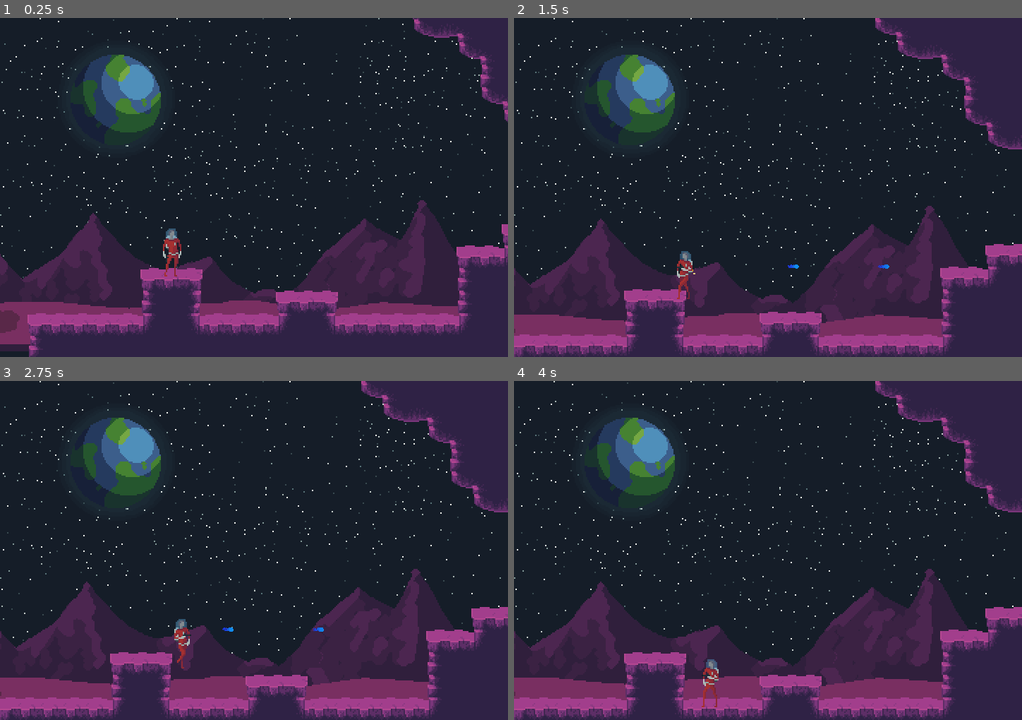
Above: before the commit, frames 1-4 (two rows, left to right).
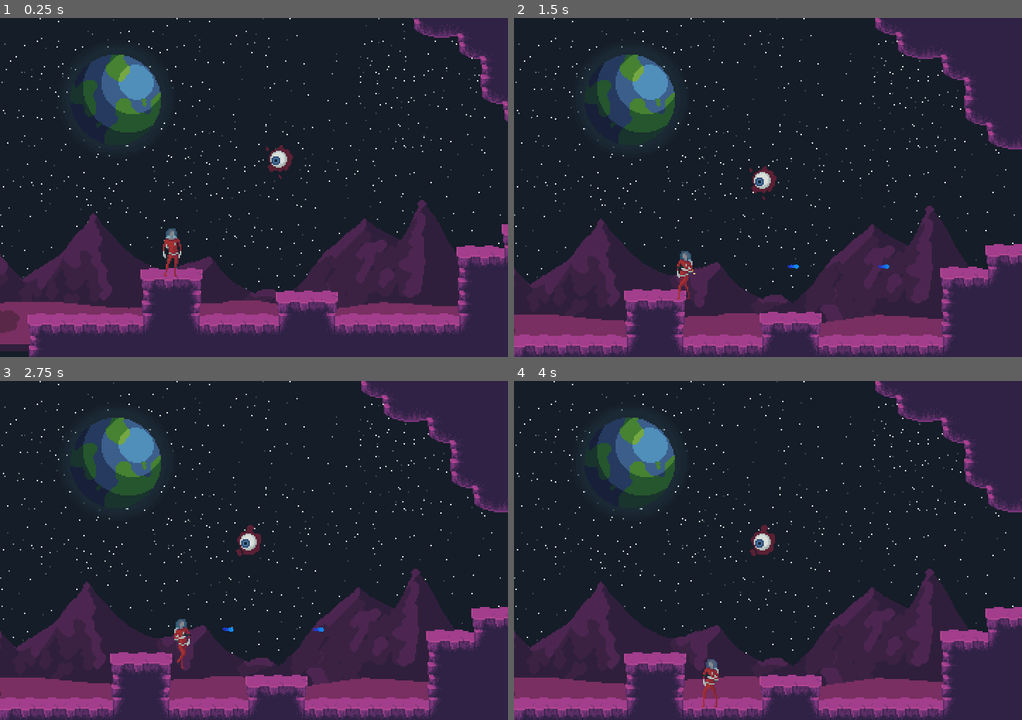
Above: after the commit, the same moments.

Repository: boxoflights/moonshot
Game: Godot game, scene res://Main.tscn
Same seed, same stepped clock (60 frames per second), same inputs: the game is played once before the commit and once after it.
Inputs:
- Up to frame 1 (0.25 s): no input
- Up to frame 2 (1.5 s): hold D (move_right) 0.53-1.28 s; hold F (fire) 0.53-1.28 s; hold A (move_left) from 1.28 s (still down); tap Space (jet_impulse) at 1.35 s
- Up to frame 3 (2.75 s): release A (move_left) at 2.03 s; hold D (move_right) from 2.03 s (still down); hold F (fire) from 2.03 s (still down)
- Up to frame 4 (4 s): release F (fire) at 2.78 s; tap Space (jet_impulse) at 2.85 s; release D (move_right) at 3.53 s; hold A (move_left) from 3.53 s (still down); hold F (fire) from 3.53 s (still down)

The runs differ from the first frame. In frame 1, 0.3% of the frame differs, in the area x 52-58%, y 37-48%; in frame 2, 0.3%; in frame 3, 0.3%, in the area x 46-52%, y 42-52%; in frame 4, 0.3%.

Commit message:
Adding enemy;

Diff:
--- /dev/null
+++ b/Enemy.tscn
@@ -0,0 +1,183 @@
+[gd_scene load_steps=40 format=2]
+
+[ext_resource path="res://enemy.eyeball.blue.png" type="Texture" id=1]
+
+[sub_resource type="CircleShape2D" id=38]
+
+[sub_resource type="AtlasTexture" id=1]
+atlas = ExtResource( 1 )
+region = Rect2( 288, 0, 48, 48 )
+
+[sub_resource type="AtlasTexture" id=2]
+atlas = ExtResource( 1 )
+region = Rect2( 336, 0, 48, 48 )
+
+[sub_resource type="AtlasTexture" id=3]
+atlas = ExtResource( 1 )
+region = Rect2( 384, 0, 48, 48 )
+
+[sub_resource type="AtlasTexture" id=4]
+atlas = ExtResource( 1 )
+region = Rect2( 432, 0, 48, 48 )
+
+[sub_resource type="AtlasTexture" id=5]
+atlas = ExtResource( 1 )
+region = Rect2( 480, 0, 48, 48 )
+
+[sub_resource type="AtlasTexture" id=6]
+atlas = ExtResource( 1 )
+region = Rect2( 528, 0, 48, 48 )
+
+[sub_resource type="AtlasTexture" id=39]
+atlas = ExtResource( 1 )
+region = Rect2( 0, 0, 48, 48 )
+
+[sub_resource type="AtlasTexture" id=40]
+atlas = ExtResource( 1 )
+region = Rect2( 48, 0, 48, 48 )
+
+[sub_resource type="AtlasTexture" id=41]
+atlas = ExtResource( 1 )
+region = Rect2( 96, 0, 48, 48 )
+
+[sub_resource type="AtlasTexture" id=42]
+atlas = ExtResource( 1 )
+region = Rect2( 144, 0, 48, 48 )
+
+[sub_resource type="AtlasTexture" id=43]
+atlas = ExtResource( 1 )
+region = Rect2( 192, 0, 48, 48 )
+
+[sub_resource type="AtlasTexture" id=44]
+atlas = ExtResource( 1 )
+region = Rect2( 240, 0, 48, 48 )
+
+[sub_resource type="AtlasTexture" id=13]
+atlas = ExtResource( 1 )
+region = Rect2( 576, 0, 48, 48 )
+
+[sub_resource type="AtlasTexture" id=14]
+atlas = ExtResource( 1 )
+region = Rect2( 624, 0, 48, 48 )
+
+[sub_resource type="AtlasTexture" id=15]
+atlas = ExtResource( 1 )
+region = Rect2( 672, 0, 48, 48 )
+
+[sub_resource type="AtlasTexture" id=16]
+atlas = ExtResource( 1 )
+region = Rect2( 720, 0, 48, 48 )
+
+[sub_resource type="AtlasTexture" id=17]
+atlas = ExtResource( 1 )
+region = Rect2( 768, 0, 48, 48 )
+
+[sub_resource type="AtlasTexture" id=18]
+atlas = ExtResource( 1 )
+region = Rect2( 816, 0, 48, 48 )
+
+[sub_resource type="AtlasTexture" id=19]
+atlas = ExtResource( 1 )
+region = Rect2( 864, 0, 48, 48 )
+
+[sub_resource type="AtlasTexture" id=20]
+atlas = ExtResource( 1 )
+region = Rect2( 912, 0, 48, 48 )
+
+[sub_resource type="AtlasTexture" id=21]
+atlas = ExtResource( 1 )
+region = Rect2( 960, 0, 48, 48 )
+
+[sub_resource type="AtlasTexture" id=22]
+atlas = ExtResource( 1 )
+region = Rect2( 1008, 0, 48, 48 )
+
+[sub_resource type="AtlasTexture" id=23]
+atlas = ExtResource( 1 )
+region = Rect2( 1056, 0, 48, 48 )
+
+[sub_resource type="AtlasTexture" id=24]
+atlas = ExtResource( 1 )
+region = Rect2( 1104, 0, 48, 48 )
+
+[sub_resource type="AtlasTexture" id=25]
+atlas = ExtResource( 1 )
+region = Rect2( 1152, 0, 48, 48 )
+
+[sub_resource type="AtlasTexture" id=26]
+atlas = ExtResource( 1 )
+region = Rect2( 1200, 0, 48, 48 )
+
+[sub_resource type="AtlasTexture" id=27]
+atlas = ExtResource( 1 )
+region = Rect2( 1248, 0, 48, 48 )
+
+[sub_resource type="AtlasTexture" id=28]
+atlas = ExtResource( 1 )
+region = Rect2( 1296, 0, 48, 48 )
+
+[sub_resource type="AtlasTexture" id=29]
+atlas = ExtResource( 1 )
+region = Rect2( 1344, 0, 48, 48 )
+
+[sub_resource type="AtlasTexture" id=30]
+atlas = ExtResource( 1 )
+region = Rect2( 1392, 0, 48, 48 )
+
+[sub_resource type="AtlasTexture" id=31]
+atlas = ExtResource( 1 )
+region = Rect2( 1440, 0, 48, 48 )
+
+[sub_resource type="AtlasTexture" id=32]
+atlas = ExtResource( 1 )
+region = Rect2( 1488, 0, 48, 48 )
+
+[sub_resource type="AtlasTexture" id=33]
+atlas = ExtResource( 1 )
+region = Rect2( 1536, 0, 48, 48 )
+
+[sub_resource type="AtlasTexture" id=34]
+atlas = ExtResource( 1 )
+region = Rect2( 1584, 0, 48, 48 )
+
+[sub_resource type="AtlasTexture" id=35]
+atlas = ExtResource( 1 )
+region = Rect2( 1632, 0, 48, 48 )
+
+[sub_resource type="AtlasTexture" id=36]
+atlas = ExtResource( 1 )
+region = Rect2( 1680, 0, 48, 48 )
+
+[sub_resource type="SpriteFrames" id=37]
+animations = [ {
+"frames": [ SubResource( 1 ), SubResource( 2 ), SubResource( 3 ), SubResource( 4 ), SubResource( 5 ), SubResource( 6 ) ],
+"loop": true,
+"name": "idle_right",
+"speed": 10.0
+}, {
+"frames": [ SubResource( 39 ), SubResource( 40 ), SubResource( 41 ), SubResource( 42 ), SubResource( 43 ), SubResource( 44 ) ],
+"loop": true,
+"name": "idle_left",
+"speed": 10.0
+}, {
+"frames": [ SubResource( 13 ), SubResource( 14 ), SubResource( 15 ), SubResource( 16 ), SubResource( 17 ), SubResource( 18 ), SubResource( 19 ), SubResource( 20 ), SubResource( 21 ), SubResource( 22 ), SubResource( 23 ), SubResource( 24 ) ],
+"loop": true,
+"name": "bite_left",
+"speed": 10.0
+}, {
+"frames": [ SubResource( 25 ), SubResource( 26 ), SubResource( 27 ), SubResource( 28 ), SubResource( 29 ), SubResource( 30 ), SubResource( 31 ), SubResource( 32 ), SubResource( 33 ), SubResource( 34 ), SubResource( 35 ), SubResource( 36 ) ],
+"loop": true,
+"name": "bite_right",
+"speed": 10.0
+} ]
+
+[node name="Enemy" type="KinematicBody2D"]
+
+[node name="CollisionShape2D" type="CollisionShape2D" parent="."]
+shape = SubResource( 38 )
+
+[node name="AnimatedSprite" type="AnimatedSprite" parent="."]
+frames = SubResource( 37 )
+animation = "idle_left"
+frame = 3
+playing = true
--- a/Main.tscn
+++ b/Main.tscn
@@ -7,6 +7,7 @@
 [ext_resource path="res://Camera2D.gd" type="Script" id=5]
 [ext_resource path="res://Player.tscn" type="PackedScene" id=6]
 [ext_resource path="res://Lazer.tscn" type="PackedScene" id=7]
+[ext_resource path="res://Enemy.tscn" type="PackedScene" id=8]
 
 [node name="Node2D" type="Node2D"]
 position = Vector2( -4, -6 )
@@ -63,3 +64,5 @@
 drag_margin_bottom = 1.0
 script = ExtResource( 5 )
 speed = 32
+
+[node name="Enemy1" parent="." instance=ExtResource( 8 )]
Not shown: 1 places in Main.tscn that only renumber resources
Not shown, added: enemy.eyeball.blue.png.import
